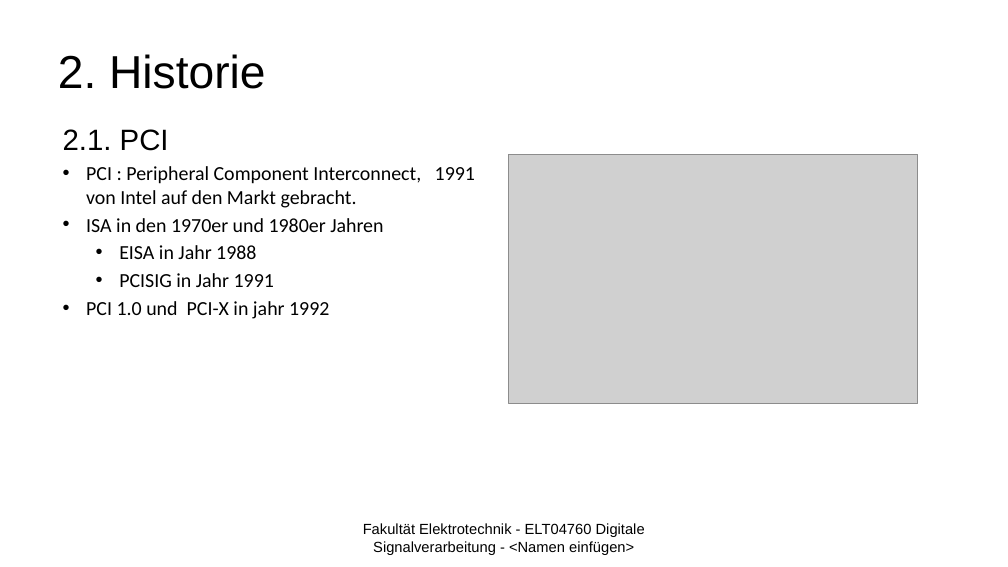
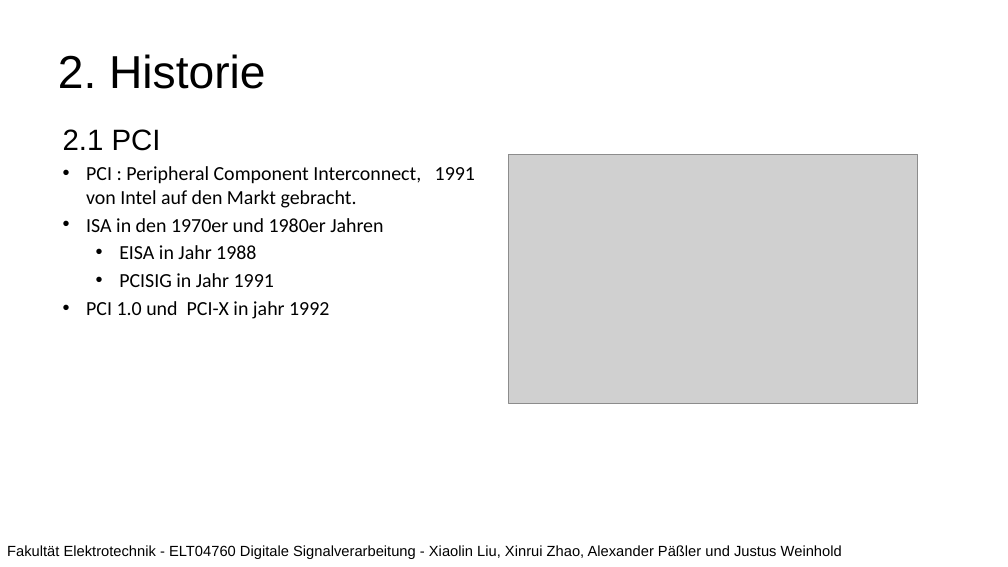
Before and after one commit to JustusDinera/Digitale-Signalverarbeitung, a slide deck: slide 3 of PCI Express_2.pptx. Drawn at 1008x567 pixels with LibreOffice and Linux fonts; fonts in the diff are those of the drawing; grey boxes stand for pictures; background and template pictures are left out. Boxes give left, top, right and bottom in pixels: in the first picture for what was removed or moved away, otherwise in the second. Text is boxed around its words. In the diff, an @@ line names an element or a change of style, - is before the commit and + after.

```diff
--- a/PCI Express_2.pptx
+++ b/PCI Express_2.pptx
@@ text at [63,129,161,151]: text changed @@
-2.1. PCI
+2.1 PCI
@@ text at [7,545,842,559]: text changed @@
-Fakultät Elektrotechnik - ELT04760 Digitale Signalverarbeitung - <Namen einfügen>
+Fakultät Elektrotechnik - ELT04760 Digitale Signalverarbeitung - Xiaolin Liu, Xinrui Zhao, Alexander Päßler und Justus Weinhold
```
Also in this commit, not shown: 19 other slides changed.
